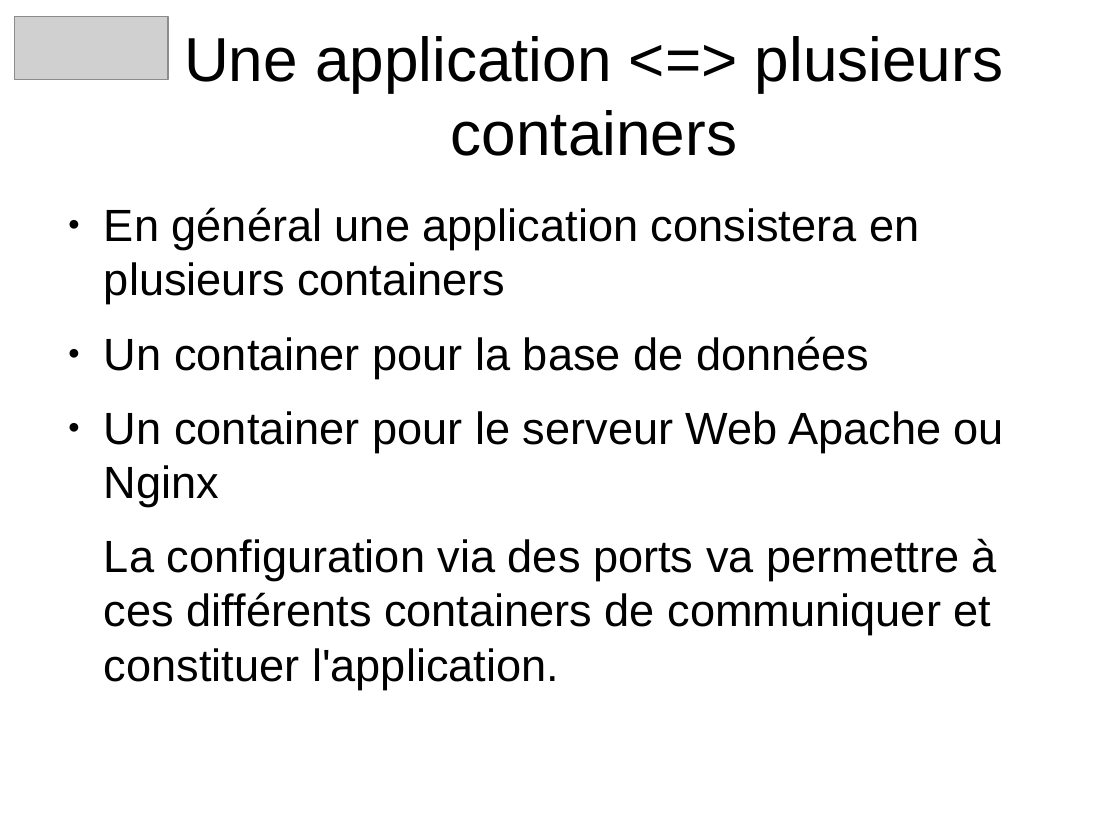
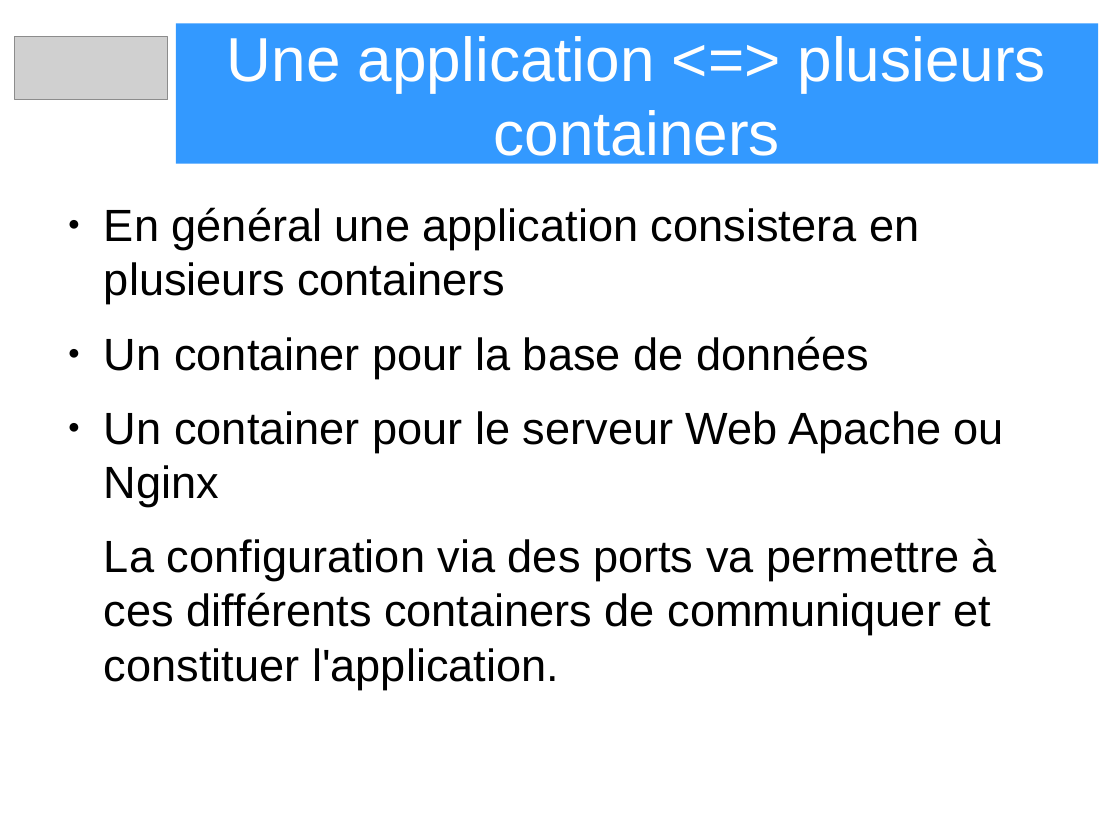
Before and after one commit to heylve/current, a slide deck: slide 15 of Rencontre_devs/docker_dev_conf_20_11_2017.odp. Drawn at 1120x840 pixels with LibreOffice and Linux fonts; fonts in the diff are those of the drawing; grey boxes stand for pictures. Boxes give left, top, right and bottom in pixels: in the first picture for what was removed or moved away, otherwise in the second. Text is boxed around its words. In the diff, an @@ line names an element or a change of style, - is before the commit and + after.

```diff
--- a/Rencontre_devs/docker_dev_conf_20_11_2017.odp
+++ b/Rencontre_devs/docker_dev_conf_20_11_2017.odp
@@ title "Une application <=> plusieurs containers" resized from (x1=184, y1=36, x2=1003, y2=156) to (x1=176, y1=23, x2=1099, y2=164) @@
@@ title "Une application <=> plusieurs containers" at (x1=176, y1=23, x2=1099, y2=164): text colour #000000 to #FFFFFF; fill none to #3399FF @@
@@ picture moved from (x1=14, y1=16, x2=168, y2=79) to (x1=14, y1=37, x2=168, y2=100) @@
```
Also in this commit, not shown: 16 other slides changed, 1 slide added, 1 slide removed.
